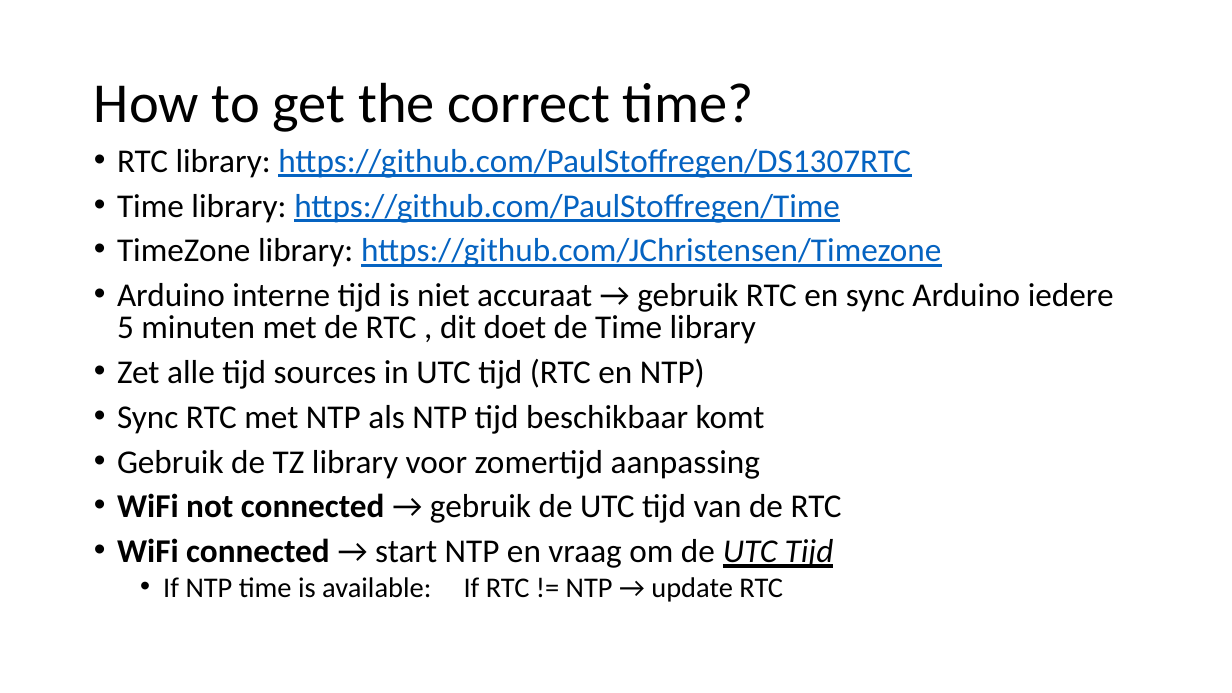
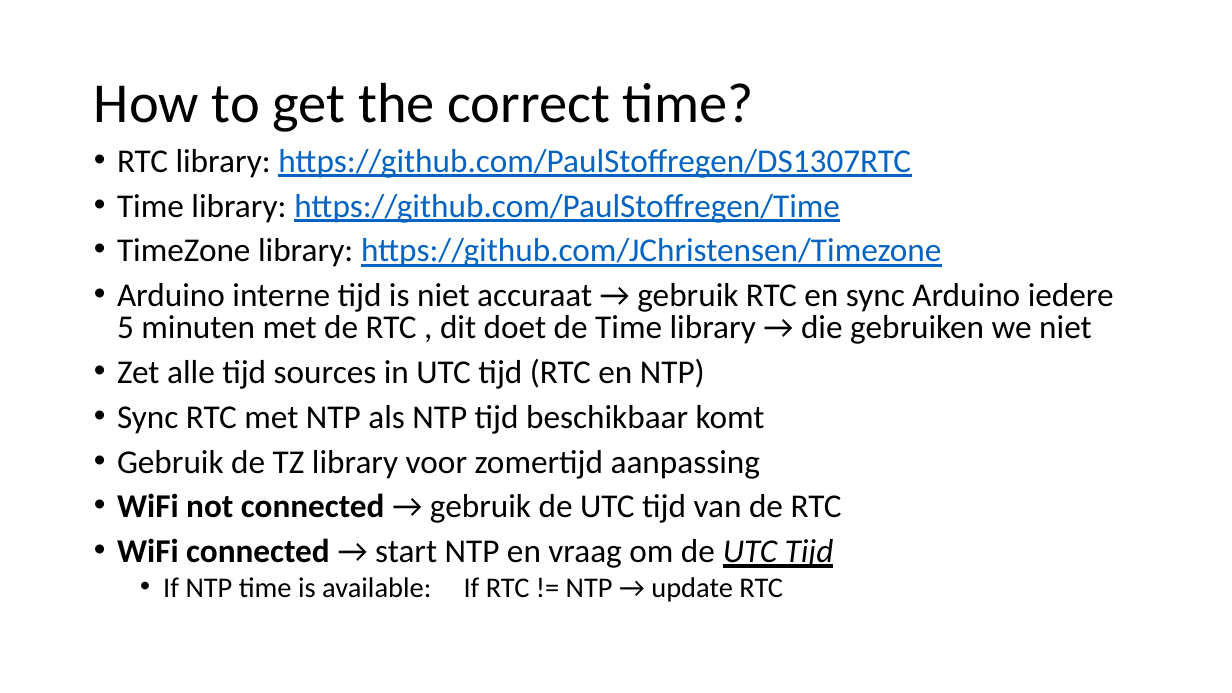
Before and after one commit to EJvdL/Oli, a slide deck: slide 5 of Oli.pptx (slide 4 before the commit). Drawn at 1232x693 pixels with LibreOffice and Linux fonts; fonts in the diff are those of the drawing. Boxes give left, top, right and bottom in pixels: in the first picture for what was removed or moved away, otherwise in the second. Text is boxed around its words. In the diff, an @@ line names an element or a change of style, - is before the commit and + after.

Commit message:
Corrected an issue in the scenario page

```diff
--- a/Oli.pptx
+++ b/Oli.pptx
@@ text at (117, 283, 1114, 344): text changed @@
-• Arduino interne tijd is niet accuraat → gebruik RTC en sync Arduino iedere 5 minuten met de RTC , dit doet de Time library
+• Arduino interne tijd is niet accuraat → gebruik RTC en sync Arduino iedere 5 minuten met de RTC , dit doet de Time library → die gebruiken we niet
```
Also in this commit, not shown: 3 other slides changed, 1 slide added, 5 other files.
